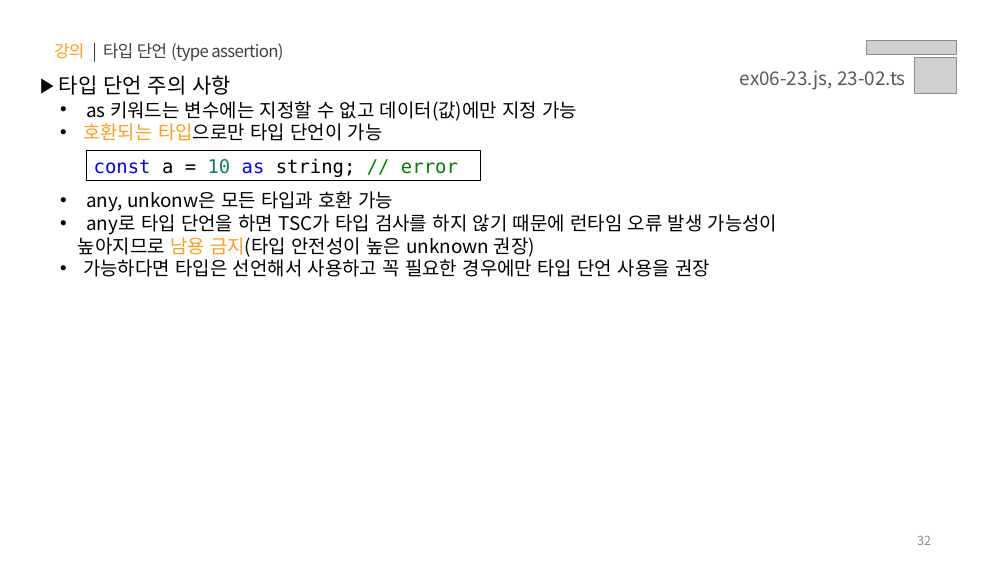
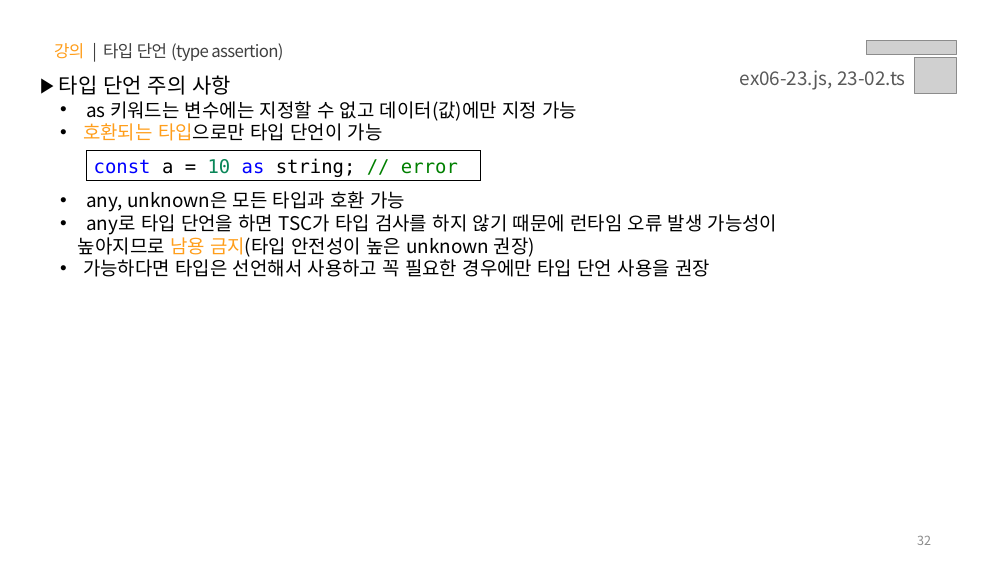
Before and after one commit to jeong0403/learn-JS, a slide deck: slide 32 of PPT/06.자바스크립트 - 타입스크립트.pptx. Drawn at 1008x567 pixels with LibreOffice and Linux fonts; fonts in the diff are those of the drawing; grey boxes stand for pictures. Boxes give left, top, right and bottom in pixels: in the first picture for what was removed or moved away, otherwise in the second. Text is boxed around its words. In the diff, an @@ line names an element or a change of style, - is before the commit and + after.

```diff
--- a/PPT/06.자바스크립트 - 타입스크립트.pptx
+++ b/PPT/06.자바스크립트 - 타입스크립트.pptx
@@ text at [86, 191, 405, 212]: text changed @@
-  • any, unkonw은 모든 타입과 호환 가능
+  • any, unknown은 모든 타입과 호환 가능
```
Also in this commit, not shown: 2 other slides changed, 26 other files.
